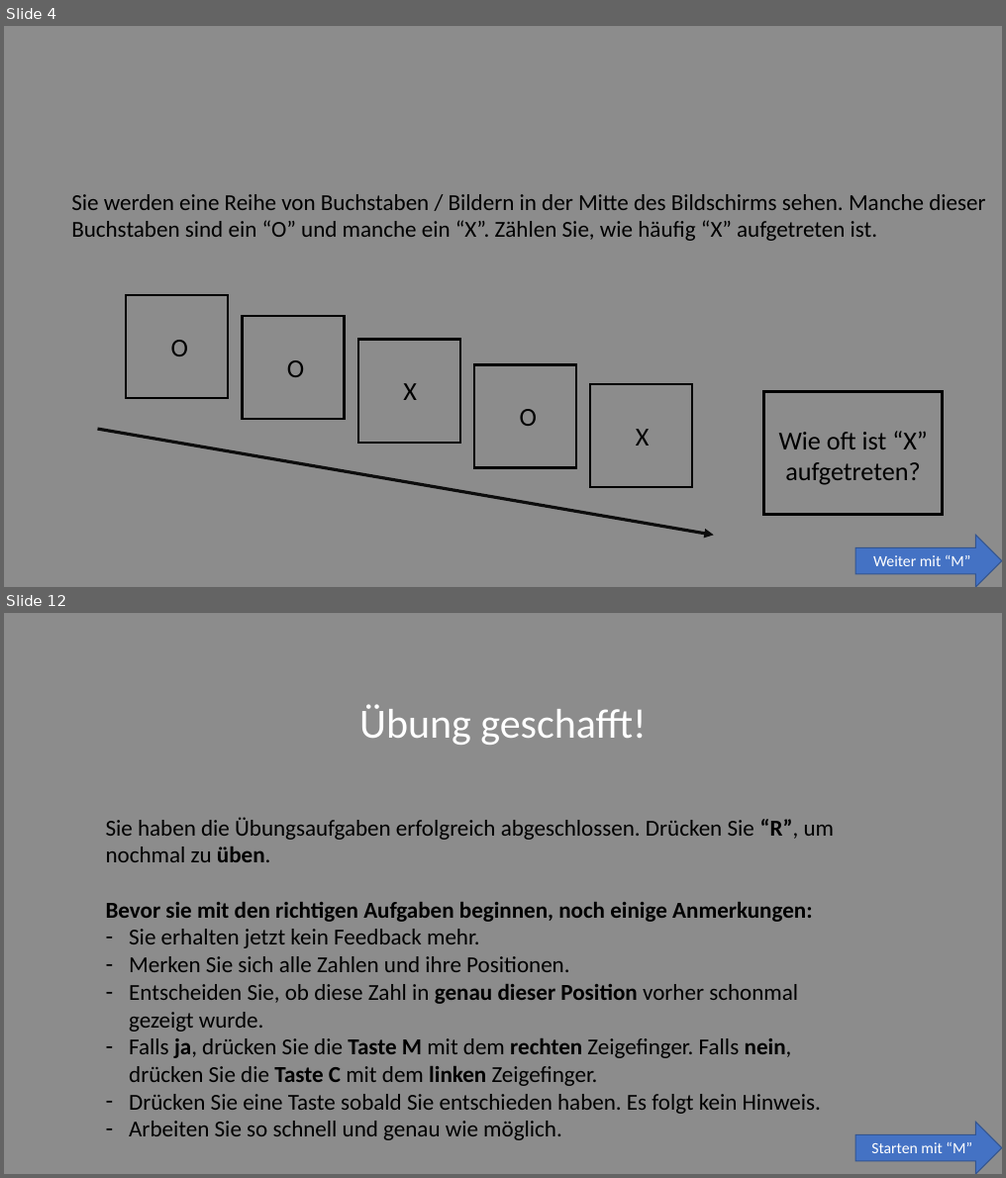
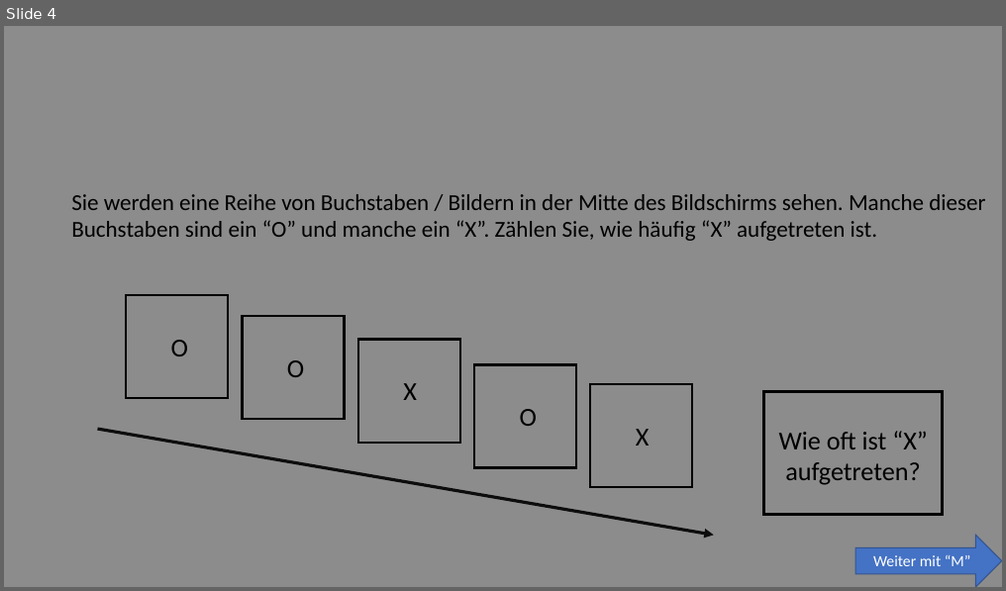
Before and after one commit to SLesche/oddball-task, a slide deck: instructions/instruction_slides.pptx. Shown one above the other, each under a label of ours: slides 4 and 12 before the commit, slide 4 after it; the slides between them are not shown. The pictures are 1006x1178 and 1006x591 pixels, drawn with LibreOffice and Linux fonts; fonts in the diff are those of the drawing. Boxes give left, top, right and bottom in pixels: in the first picture for what was removed or moved away, otherwise in the second. Text is boxed around its words. In the diff, an @@ line names an element or a change of style, - is before the commit and + after.

```diff
--- a/instructions/instruction_slides.pptx
+++ b/instructions/instruction_slides.pptx
@@ slide 12 removed at <box>4,613,1002,1174</box>, background #8C8C8C @@
@@ text removed at <box>359,704,646,745</box> @@
-Übung geschafft!
@@ text removed at <box>106,817,835,1141</box> @@
-Sie haben die Übungsaufgaben erfolgreich abgeschlossen. Drücken Sie “R”, um nochmal zu üben.
-Bevor sie mit den richtigen Aufgaben beginnen, noch einige Anmerkungen:
-– Sie erhalten jetzt kein Feedback mehr.
-– Merken Sie sich alle Zahlen und ihre Positionen.
-– Entscheiden Sie, ob diese Zahl in genau dieser Position vorher schonmal gezeigt wurde.
-– Falls ja, drücken Sie die Taste M mit dem rechten Zeigefinger. Falls nein, drücken Sie die Taste C mit dem linken Zeigefinger.
-– Drücken Sie eine Taste sobald Sie entschieden haben. Es folgt kein Hinweis.
-– Arbeiten Sie so schnell und genau wie möglich.
@@ right arrow removed at <box>856,1122,1002,1174</box> @@
-Starten mit “M”
```
Also in this commit, not shown: 17 other slides removed.
